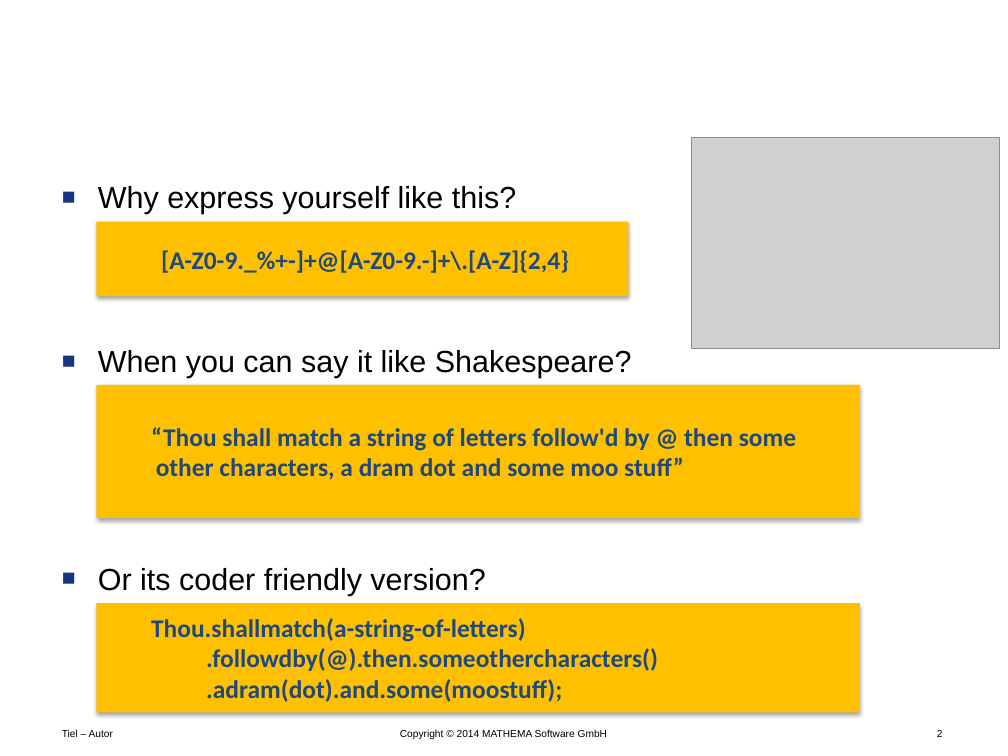
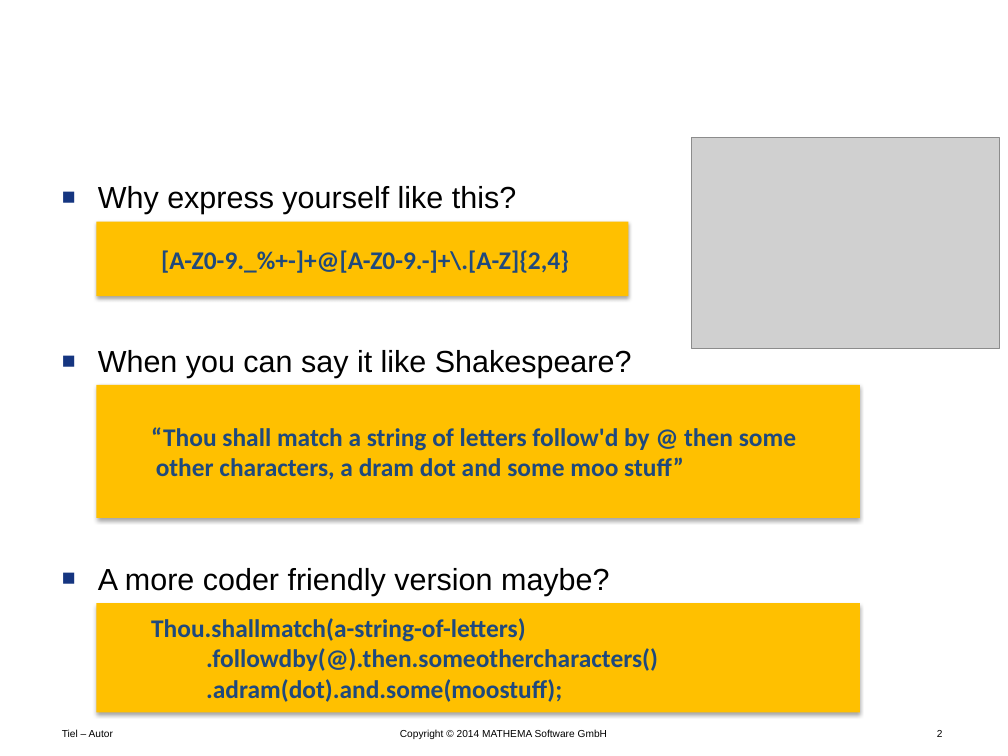
Before and after one commit to Timothep/Talk.LostInTranslation, a slide deck: slide 2 of LostInTranslation.pptx. Drawn at 1008x756 pixels with LibreOffice and Linux fonts; fonts in the diff are those of the drawing; grey boxes stand for pictures; background and template pictures are left out. Boxes give left, top, right and bottom in pixels: in the first picture for what was removed or moved away, otherwise in the second. Text is boxed around its words. In the diff, an @@ line names an element or a change of style, - is before the commit and + after.

```diff
--- a/LostInTranslation.pptx
+++ b/LostInTranslation.pptx
@@ text at box(98, 568, 609, 596): text changed @@
-■ Or its coder friendly version?
+■ A more coder friendly version maybe?
```
Also in this commit, not shown: 6 other slides changed, 11 slides added, 1 slide removed.
